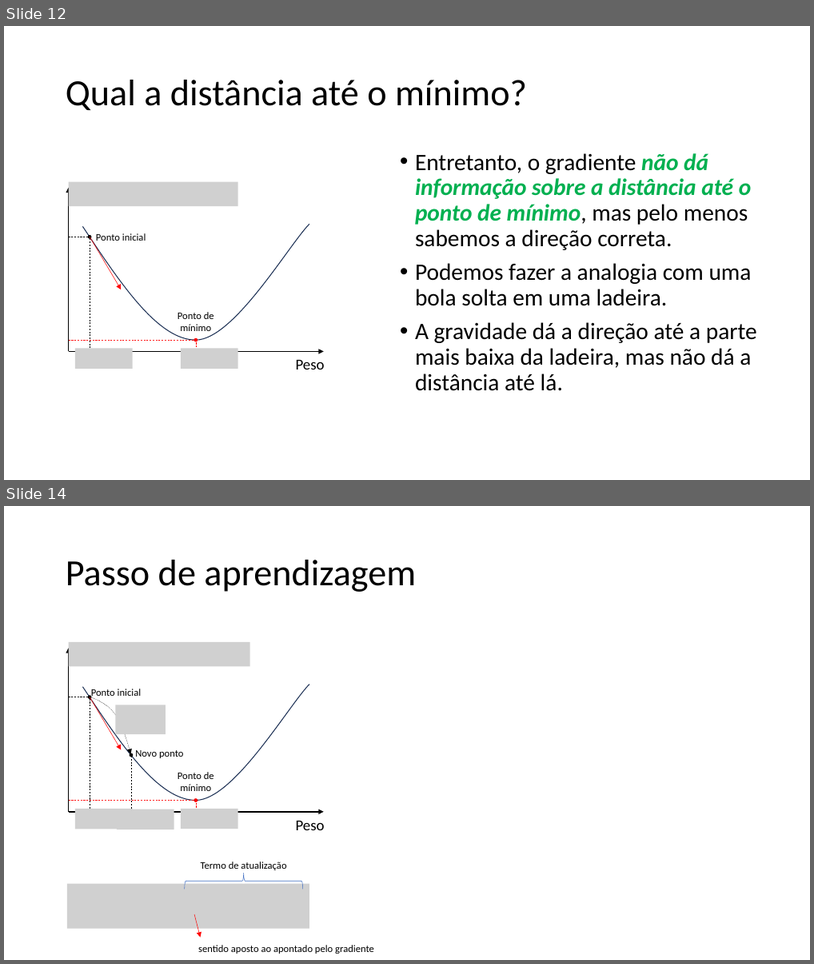
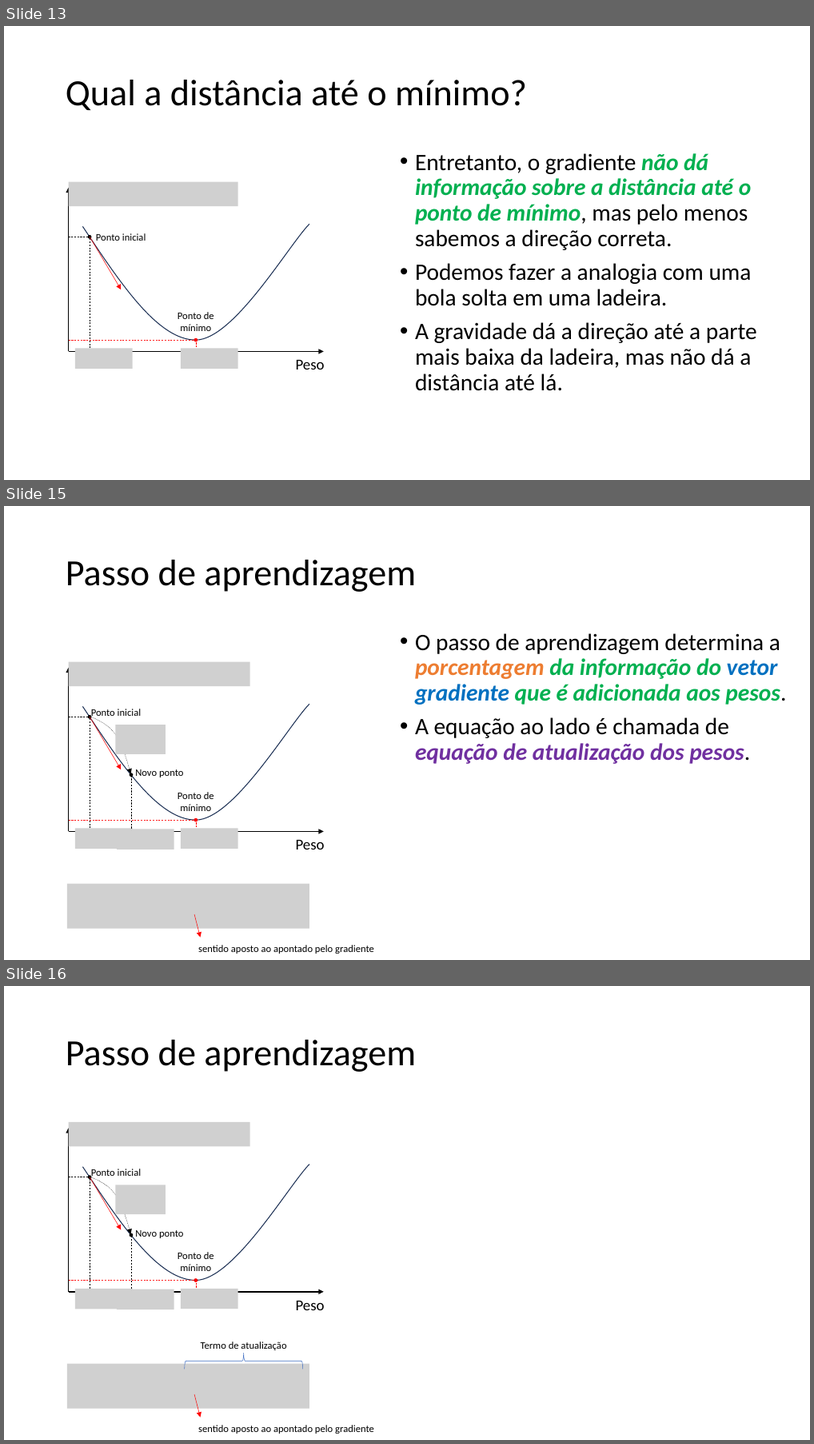
Before and after one commit to zz4fap/tp557-iot-ml, a slide deck: slides/TP557_6_Minimizando_o_erro.pptx. Shown one above the other, each under a label of ours: slides 12 and 14 before the commit, slides 13, 15 and 16 after it; the slides between them are not shown. The pictures are 814x964 and 814x1444 pixels, drawn with LibreOffice and Linux fonts; fonts in the diff are those of the drawing; grey boxes stand for pictures. Boxes give left, top, right and bottom in pixels: in the first picture for what was removed or moved away, otherwise in the second. Text is boxed around its words. In the diff, an @@ line names an element or a change of style, - is before the commit and + after.

```diff
--- a/slides/TP557_6_Minimizando_o_erro.pptx
+++ b/slides/TP557_6_Minimizando_o_erro.pptx
@@ slide 15 added at box(4, 506, 810, 960), background #FFFFFF @@
@@ title added at box(66, 560, 416, 592), 44 pt, text #000000 @@
+Passo de aprendizagem
@@ text added at box(415, 633, 786, 764), 28 pt, text #000000, bold, italic @@
+• O passo de aprendizagem determina a porcentagem da informação do vetor gradiente que é adicionada aos pesos.
+• A equação ao lado é chamada de equação de atualização dos pesos.
@@ group added at box(68, 661, 325, 850): 5 pictures, 5 lines, 4 texts, 3 arrows, 3 ellipses, 2 freeform shapes @@
+Peso
+Ponto de mínimo
+Ponto inicial
+Novo ponto
@@ picture added at box(67, 884, 310, 928) @@
@@ arrow added from (194, 914) to (201, 936), #FF0000 0.5 pt @@
@@ text added at box(198, 944, 374, 953), 12 pt, text #000000 @@
+sentido aposto ao apontado pelo gradiente
@@ what was slide 12 is now slide 13 @@
@@ what was slide 14 is now slide 16 @@
```
Also in this commit, not shown: 11 slides changed, 2 other slides added.
